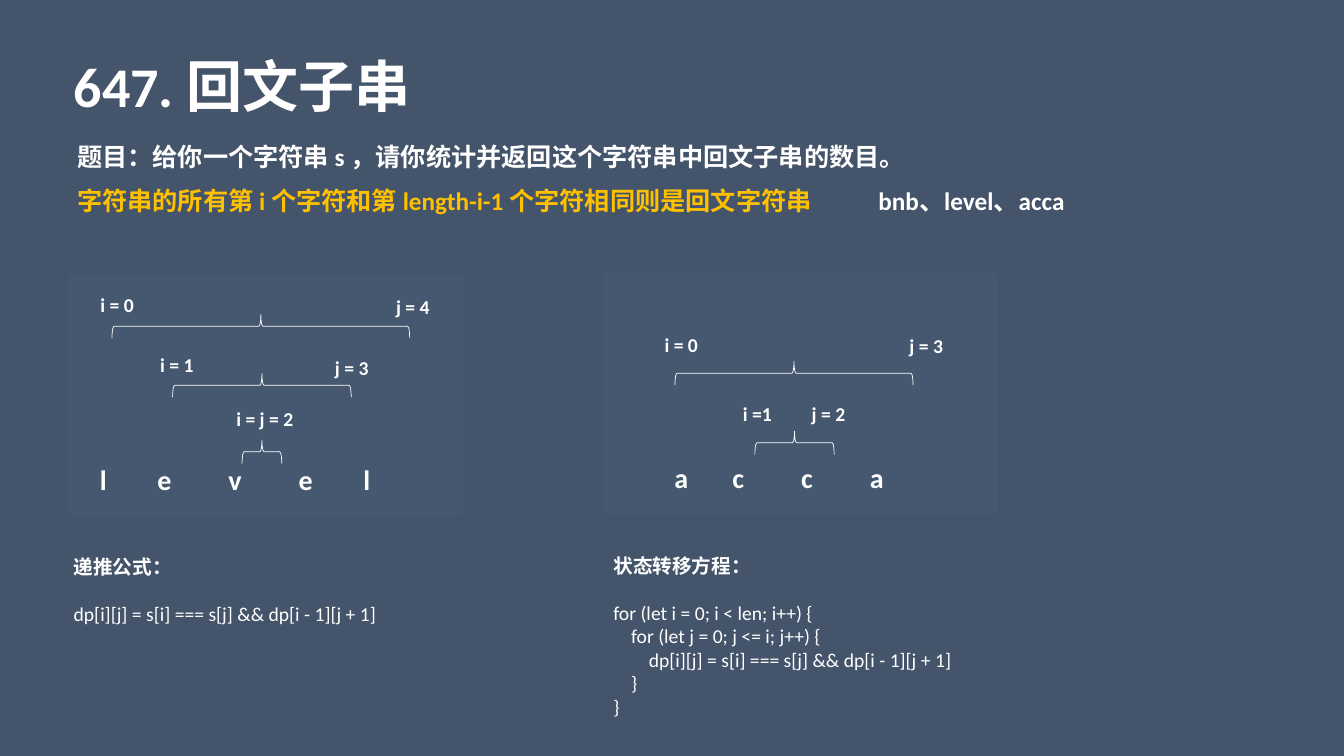
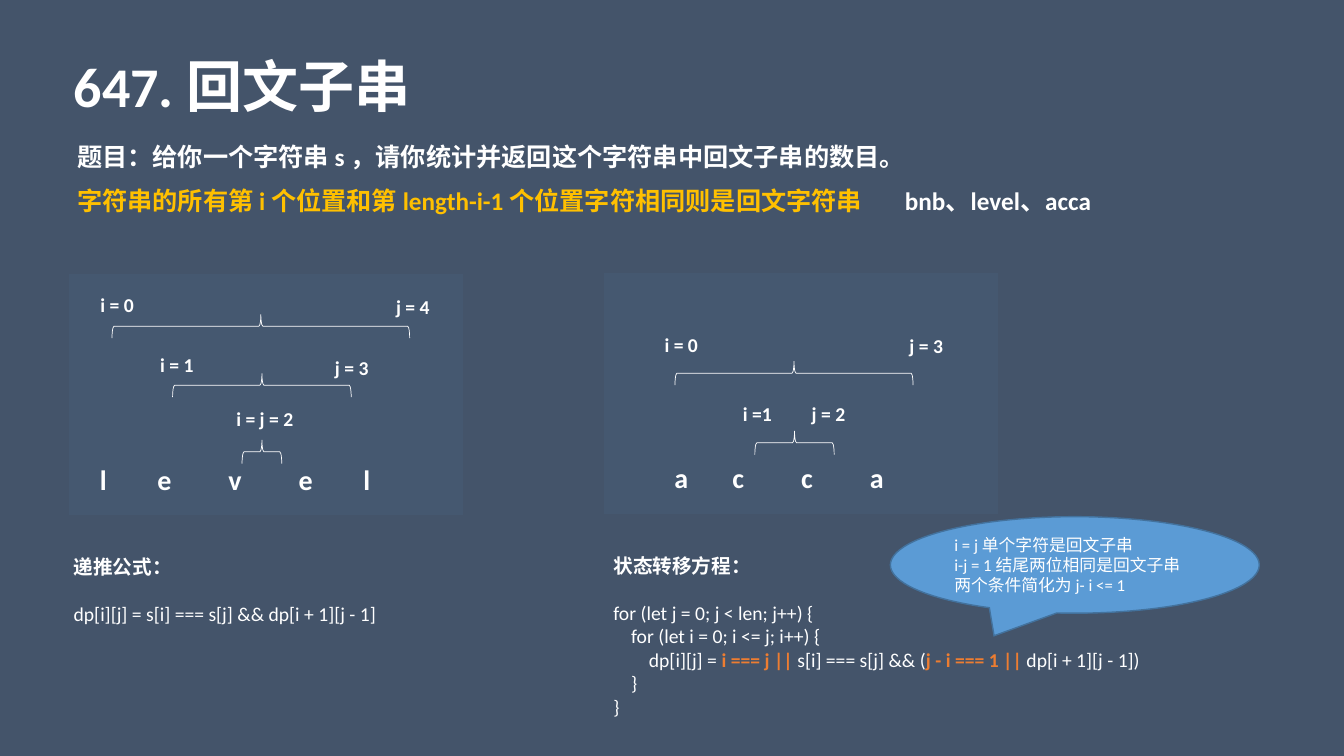
Before and after one commit to liangle/liangle-frontend-studybook, a slide deck: slide 12 of 小白学算法系列.pptx (slide 11 before the commit). Drawn at 1344x756 pixels with LibreOffice and Linux fonts; fonts in the diff are those of the drawing. Boxes give left, top, right and bottom in pixels: in the first picture for what was removed or moved away, otherwise in the second. Text is boxed around its words. In the diff, an @@ line names an element or a change of style, - is before the commit and + after.

```diff
--- a/小白学算法系列.pptx
+++ b/小白学算法系列.pptx
@@ text at [77, 188, 862, 215]: text changed @@
-字符串的所有第 i 个字符和第 length-i-1 个字符相同则是回文字符串
+字符串的所有第 i 个位置和第 length-i-1 个位置字符相同则是回文字符串
@@ text "bnb、level、acca": place and size @@
-text "bnb、level、acca" at [878, 192, 1064, 212]
+text "bnb、level、acca" at [905, 192, 1091, 212]
@@ speech bubble added at [890, 517, 1259, 614], fill #5B9BD5, outline #43739E 1 pt, 12 pt, text #FFFFFF @@
+i = j 单个字符是回文子串
+i-j = 1 结尾两位相同是回文子串
+两个条件简化为 j- i <= 1
@@ text at [74, 607, 376, 625]: text changed @@
-dp[i][j] = s[i] === s[j] && dp[i - 1][j + 1]
+dp[i][j] = s[i] === s[j] && dp[i + 1][j - 1]
@@ text at [613, 606, 1140, 671]: text changed @@
-for (let i = 0; i < len; i++) {
-for (let j = 0; j <= i; j++) {
-dp[i][j] = s[i] === s[j] && dp[i - 1][j + 1]
+for (let j = 0; j < len; j++) {
+for (let i = 0; i <= j; i++) {
+dp[i][j] = i === j || s[i] === s[j] && (j - i === 1 || dp[i + 1][j - 1])
```
Also in this commit, not shown: 1 other slide changed, 1 slide added, 6 other files.
